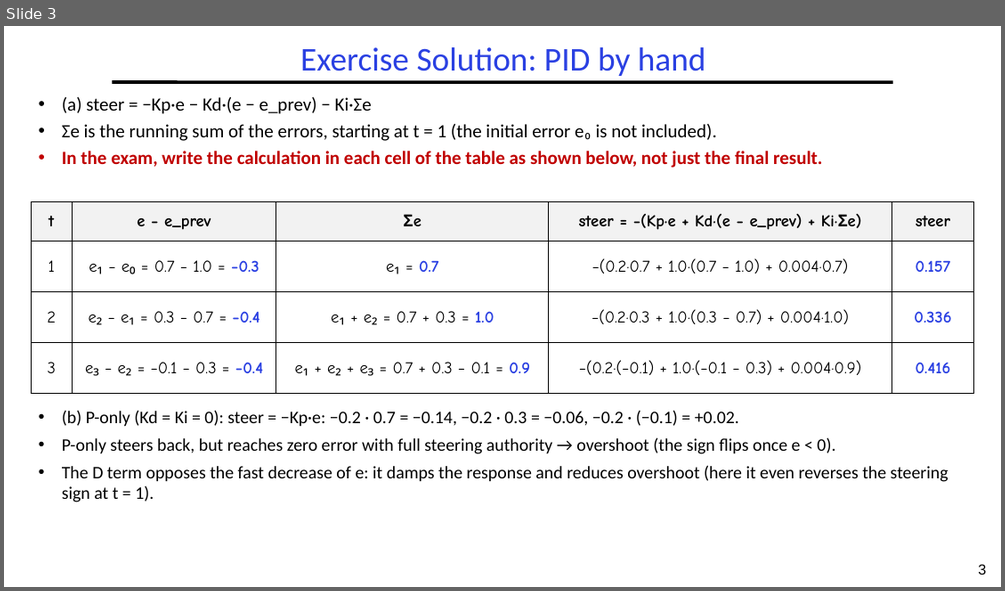
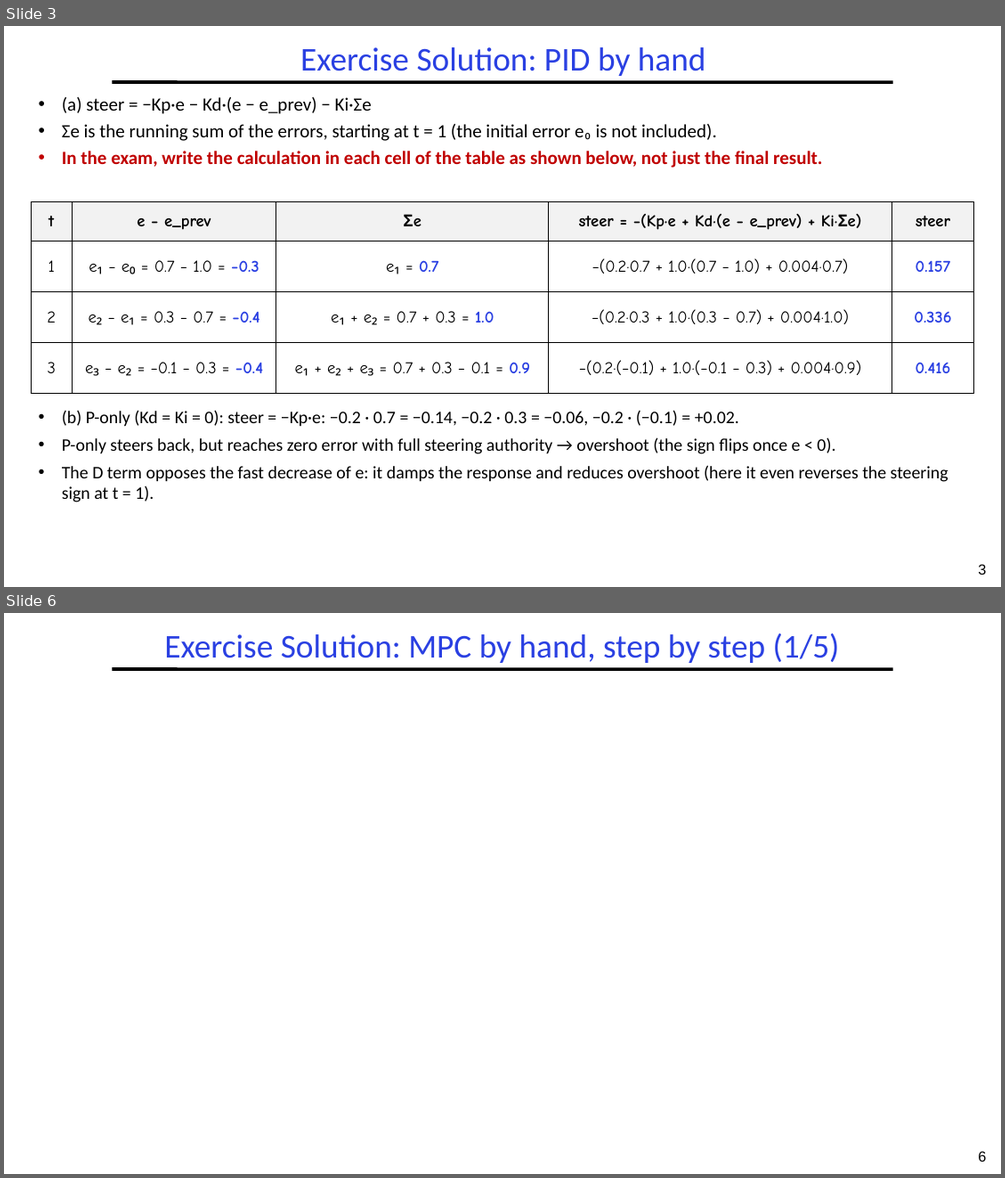
Before and after one commit to guhofstra/CSC144V, a slide deck: Exercises/L8-Exercises ANS.pptx. Shown one above the other, each under a label of ours: slide 3 before the commit, slides 3 and 6 after it; the slides between them are not shown. The pictures are 1005x591 and 1005x1178 pixels, drawn with LibreOffice and Linux fonts; fonts in the diff are those of the drawing; grey boxes stand for pictures. Boxes give left, top, right and bottom in pixels: in the first picture for what was removed or moved away, otherwise in the second. Text is boxed around its words. In the diff, an @@ line names an element or a change of style, - is before the commit and + after.

```diff
--- a/Exercises/L8-Exercises ANS.pptx
+++ b/Exercises/L8-Exercises ANS.pptx
@@ slide 6 added at [4,613,1001,1174], background #FFFFFF; not listed: 2 template elements that a slide beside it also shows @@
@@ title added at [164,633,840,663], 32 pt, text #2A40E2 @@
+Exercise Solution: MPC by hand, step by step (1/5)
```
Also in this commit, not shown: 8 other slides added, 7 other files.
